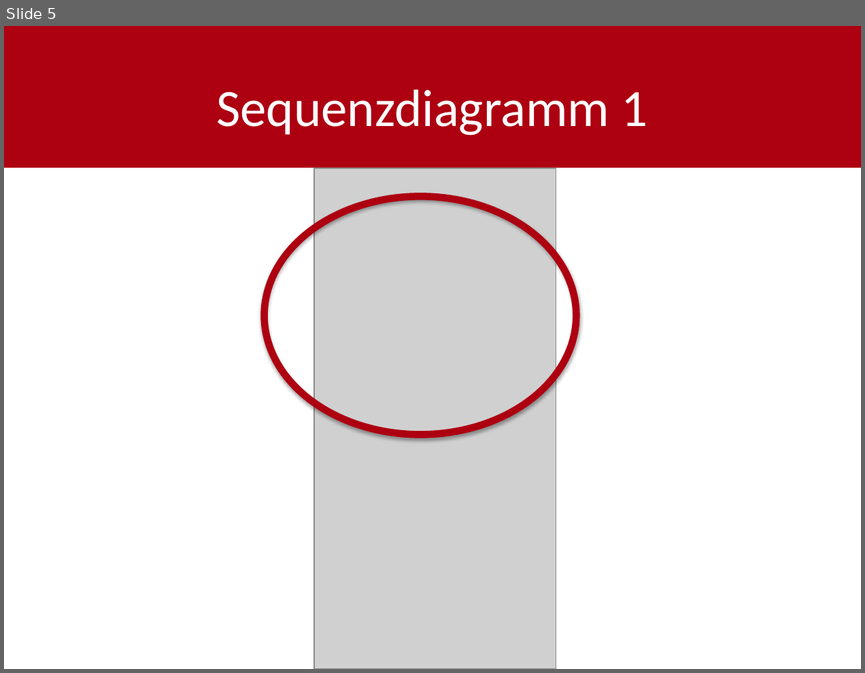
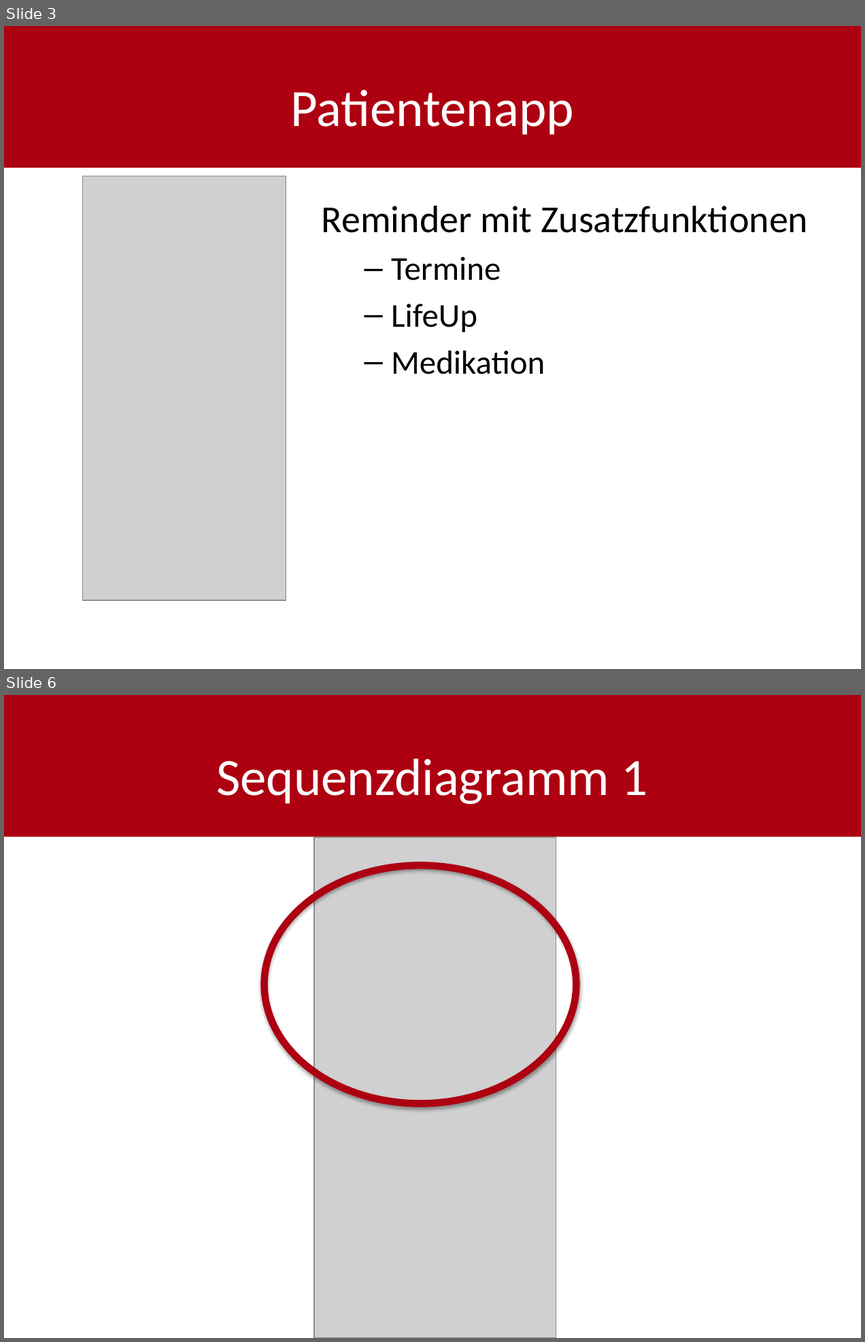
Before and after one commit to shylux/ch.bfh.bti7081.s2015.rot, a slide deck: doc/task07/design.pptx. Shown one above the other, each under a label of ours: slide 5 before the commit, slides 3 and 6 after it; the slides between them are not shown. The pictures are 865x673 and 865x1342 pixels, drawn with LibreOffice and Linux fonts; fonts in the diff are those of the drawing; grey boxes stand for pictures. Boxes give left, top, right and bottom in pixels: in the first picture for what was removed or moved away, otherwise in the second. Text is boxed around its words. In the diff, an @@ line names an element or a change of style, - is before the commit and + after.

```diff
--- a/doc/task07/design.pptx
+++ b/doc/task07/design.pptx
@@ slide 3 added at (x1=4, y1=26, x2=861, y2=669), background #FFFFFF; not listed: 1 template element that a slide beside it also shows @@
@@ title added at (x1=290, y1=89, x2=574, y2=135), 44 pt, text #FFFFFF @@
+Patientenapp
@@ picture added at (x1=83, y1=176, x2=286, y2=600) @@
@@ text added at (x1=322, y1=206, x2=808, y2=374), 32 pt, text #000000 @@
+Reminder mit Zusatzfunktionen
+  – Termine
+  – LifeUp
+  – Medikation
@@ what was slide 5 is now slide 6 @@
```
Also in this commit, not shown: 7 slides changed, 2 other files.
